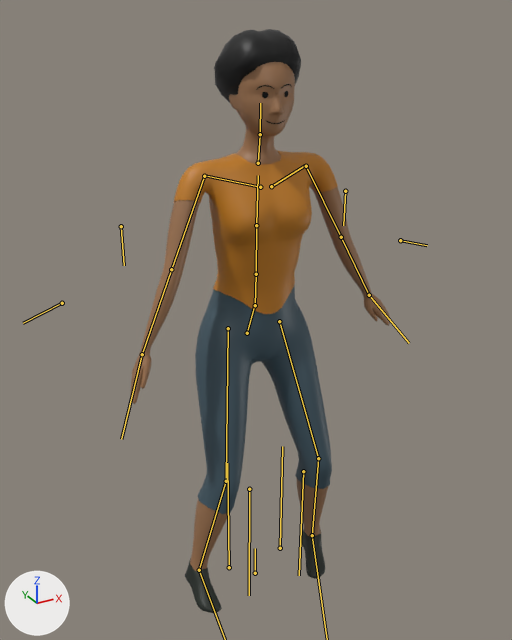
One commit to the glTF model Assets/Players/FemalePlayerModel.glb: the scene before it, then after it.
Camera for both pictures: a camera (50 mm lens) standing at (-0.89, -1.622, 1.742) and looking at (0.015, 0.023, 0.919). The axes (+X, +Y, +Z) are drawn at lower left. The lights are the same throughout. Both versions are drawn at frame 26 of the action 'Jump'; the numbers are the values there. The bones that bend it are drawn over the model as lines.

Objects in the first picture: 'FemaleBody-LOD0'.
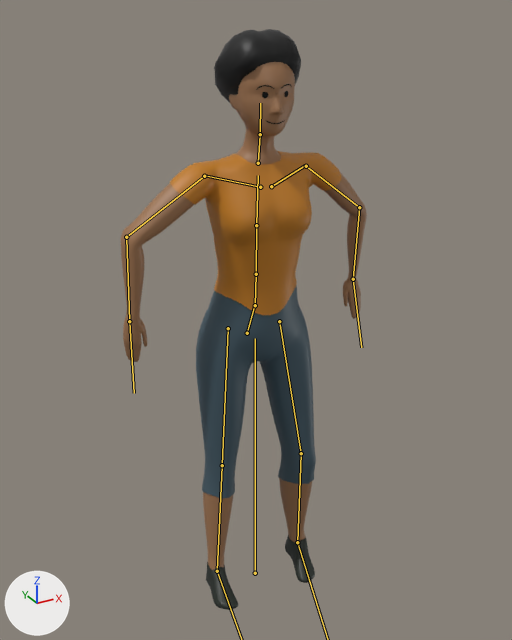
The edits, one by one:
Bone 'thigh.R' (bone_thigh_r) turns from (-8, -1, 3) to (4, 8, -1) degrees about its own x, y and z.
Bone 'shin.R' (bone_shin_r) turns from (18, 0, 0) to (-8, 0, 0) degrees about its own x, y and z.
Bone 'upper_arm.R' (bone_upper_arm_r) turns from (27, 14, 37) to (16, -40, -12) degrees about its own x, y and z.
Bone 'forearm.R' (bone_forearm_r) turns from (-10, -1, -7) to (36, -8, 24) degrees about its own x, y and z.
Bone 'upper_arm.L' (bone_upper_arm_l) turns from (14, 14, -27) to (1, 37, -8) degrees about its own x, y and z.
Bone 'forearm.L' (bone_forearm_l) turns from (-10, 1, 7) to (32, 6, -21) degrees about its own x, y and z.
Bone 'thigh.L' (bone_thigh_l) turns from (-12, -3, -14) to (-2, -13, -11) degrees about its own x, y and z.
Bone 'shin.L' (bone_shin_l) turns from (21, 0, 0) to (5, 0, 0) degrees about its own x, y and z.

Pixel boxes (x1, y1, x2, y2) of what changed, in the pictures (512 x 640 px):
'FemaleBody-LOD0', posed
    before: (130, 29, 390, 613)
    after: (120, 29, 367, 610)
bone 'thigh.R', root to tip
    before: (228, 328) to (226, 481)
    after: (228, 328) to (222, 465)
bone 'shin.R', root to tip
    before: (226, 481) to (199, 570)
    after: (222, 465) to (217, 571)
bone 'upper_arm.R', root to tip
    before: (204, 176) to (171, 269)
    after: (204, 176) to (126, 237)
bone 'forearm.R', root to tip
    before: (171, 269) to (142, 354)
    after: (126, 237) to (129, 321)
bone 'upper_arm.L', root to tip
    before: (306, 166) to (341, 237)
    after: (306, 166) to (359, 207)
bone 'forearm.L', root to tip
    before: (341, 237) to (369, 295)
    after: (359, 207) to (353, 279)
bone 'thigh.L', root to tip
    before: (279, 321) to (318, 458)
    after: (279, 321) to (301, 453)
bone 'shin.L', root to tip
    before: (318, 458) to (312, 535)
    after: (301, 453) to (297, 542)
